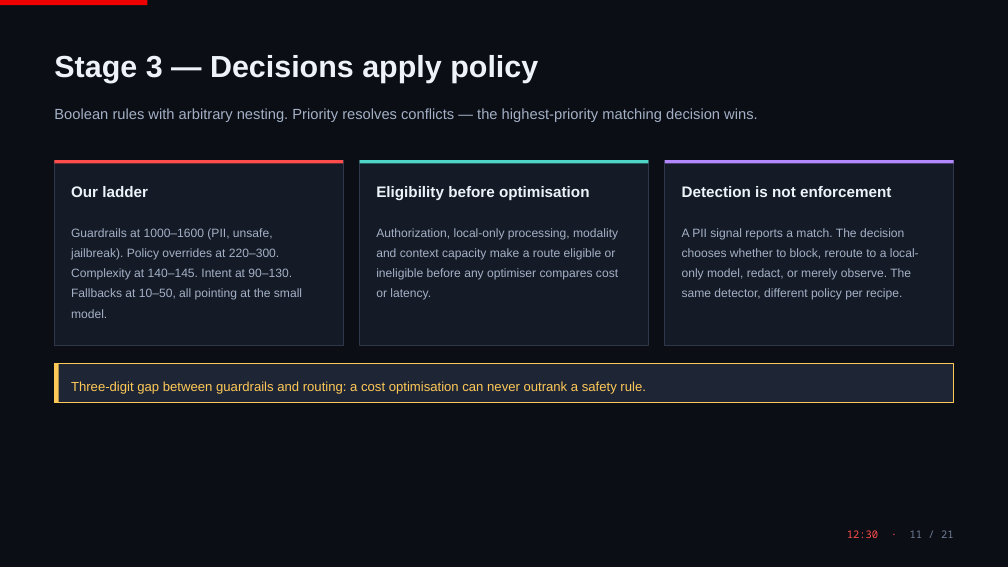
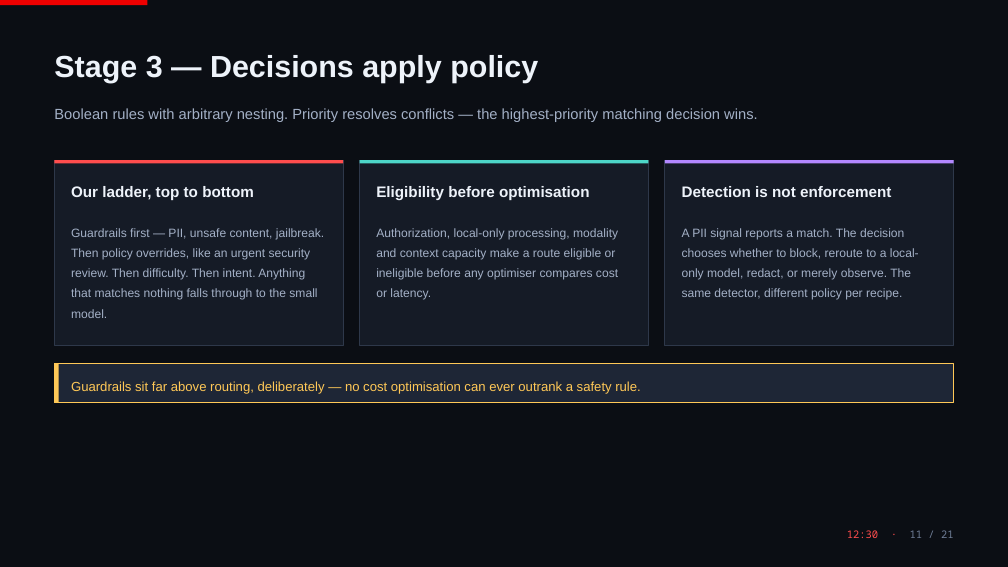
Before and after one commit to ritzshah/vllm-semantic-router-demo, a slide deck: slide 11 of docs/presentation/vLLM-Semantic-Router.pptx. Drawn at 1008x567 pixels with LibreOffice and Linux fonts; fonts in the diff are those of the drawing. Boxes give left, top, right and bottom in pixels: in the first picture for what was removed or moved away, otherwise in the second. Text is boxed around its words. In the diff, an @@ line names an element or a change of style, - is before the commit and + after.

```diff
--- a/docs/presentation/vLLM-Semantic-Router.pptx
+++ b/docs/presentation/vLLM-Semantic-Router.pptx
@@ text at bbox=[71, 186, 254, 200]: text changed @@
-Our ladder
+Our ladder, top to bottom
@@ text at bbox=[71, 228, 324, 318]: text changed @@
-Guardrails at 1000–1600 (PII, unsafe, jailbreak). Policy overrides at 220–300. Complexity at 140–145. Intent at 90–130. Fallbacks at 10–50, all pointing at the small model.
+Guardrails first — PII, unsafe content, jailbreak. Then policy overrides, like an urgent security review. Then difficulty. Then intent. Anything that matches nothing falls through to the small model.
@@ text at bbox=[71, 381, 640, 394]: text changed @@
-Three-digit gap between guardrails and routing: a cost optimisation can never outrank a safety rule.
+Guardrails sit far above routing, deliberately — no cost optimisation can ever outrank a safety rule.
```
Also in this commit, not shown: 2 other slides changed, 4 other files.
